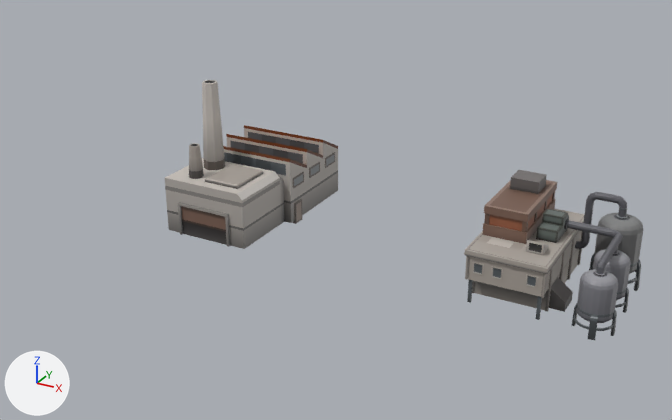
Two versions of the Blender file quadset.blend, one commit apart.
Rendered twice from a 50 mm camera at (9.3, -18.73, 11.89) aimed at (-2.96, 3.56, 0.75). Every picture has the same lights, and +X, +Y and +Z are marked at lower left.

In view in the first picture: 'Cube.004', 'factory-1'.
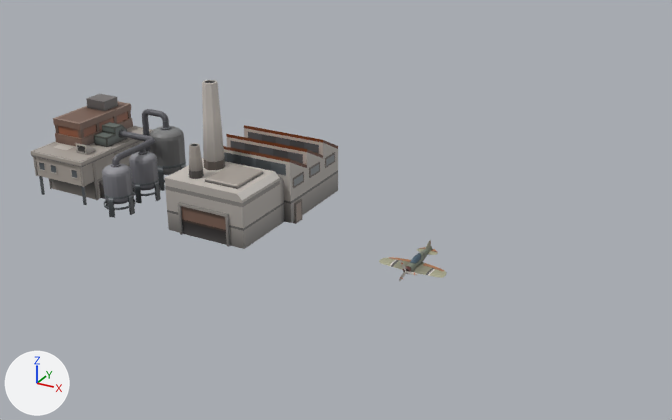
Commit message: adding a plane

Boxes [x1, y1, x2, y2] around the edits, measured in the pictures (672 x 420 px):
```json
{"object": "Cube.004", "change": "moved", "before": [464, 170, 643, 340], "after": [31, 94, 186, 218]}
{"object": "fighter-plane-1", "change": "added", "after": [379, 240, 447, 278]}
{"object": "propeller-blade-1", "change": "added", "after": [407, 271, 418, 275]}
{"object": "propeller-blade-2", "change": "added", "after": [399, 272, 406, 281]}
```

Scene script edits in JSON lines:
```json
{"op": "add", "block": "me_cylinder_002", "code": ["me_cylinder_002 = bpy.data.meshes.new('Cylinder.002')", "me_cylinder_002.from_pydata(...)  # 16 vertices, 15 faces; spans x 0.038..0.364, y -0.07..-0.037, z -0.046..0.041", "me_cylinder_002.materials.append(mat_material)  # picture img_palette_png"]}
{"op": "add", "block": "me_cube_007", "code": ["me_cube_007 = bpy.data.meshes.new('Cube.007')", "me_cube_007.from_pydata(...)  # 198 vertices, 177 faces; spans x 0.0..1.0, y -0.83..0.92, z -0.02..0.35", "me_cube_007.polygons.foreach_set('use_smooth', [True] * 177)", "me_cube_007.materials.append(mat_material)  # picture img_palette_png"]}
{"op": "add", "block": "me_cylinder_001", "code": ["me_cylinder_001 = bpy.data.meshes.new('Cylinder.001')", "me_cylinder_001.from_pydata(...)  # 18 vertices, 25 faces; spans x -0.039..0.039, y -0.0972..-0.0329, z -0.045..0.045", "me_cylinder_001.materials.append(mat_material)  # picture img_palette_png"]}
{"op": "set", "path": "ob_cube_004.location", "old": "(4.0, 4.0, 0.0)", "new": "(-11.0, 4.0, 0.0)"}
{"op": "add", "block": "ob_propeller_blade_3", "code": ["ob_propeller_blade_3 = bpy.data.objects.new('propeller-blade-3', me_cylinder_002)", "ob_propeller_blade_3.parent = ob_propeller", "ob_propeller_blade_3.matrix_parent_inverse = Matrix(((1.0, 0.0, 0.0, 0.0), (0.0, 1.0, 0.0, 0.796), (0.0, 0.0, 1.0, -0.0627), (0.0, 0.0, 0.0, 1.0)))", "ob_propeller_blade_3.location = (0.0, -0.796, 0.0627)", "ob_propeller_blade_3.rotation_euler = (0.0, 4.189, 0.0)  # degrees (0, 240, 0)"]}
{"op": "add", "block": "ob_propeller", "code": ["ob_propeller = bpy.data.objects.new('propeller', me_cylinder_001)", "ob_propeller.parent = ob_fighter_plane_1", "ob_propeller.location = (0.0, -0.796, 0.0627)"]}
{"op": "add", "block": "ob_fighter_plane_1", "code": ["ob_fighter_plane_1 = bpy.data.objects.new('fighter-plane-1', me_cube_007)", "ob_fighter_plane_1.location = (0.0, 3.0, 0.0)", "ob_fighter_plane_1.rotation_euler = (0.0, 0.000301, 0.0)  # degrees (0, 0, 0)", "_m = ob_fighter_plane_1.modifiers.new('Mirror', 'MIRROR')"]}
{"op": "add", "block": "ob_propeller_blade_2", "code": ["ob_propeller_blade_2 = bpy.data.objects.new('propeller-blade-2', me_cylinder_002)", "ob_propeller_blade_2.parent = ob_propeller", "ob_propeller_blade_2.matrix_parent_inverse = Matrix(((1.0, 0.0, 0.0, 0.0), (0.0, 1.0, 0.0, 0.796), (0.0, 0.0, 1.0, -0.0627), (0.0, 0.0, 0.0, 1.0)))", "ob_propeller_blade_2.location = (0.0, -0.796, 0.0627)", "ob_propeller_blade_2.rotation_euler = (0.0, 2.094, 0.0)  # degrees (0, 120, 0)"]}
{"op": "add", "block": "ob_propeller_blade_1", "code": ["ob_propeller_blade_1 = bpy.data.objects.new('propeller-blade-1', me_cylinder_002)", "ob_propeller_blade_1.parent = ob_propeller", "ob_propeller_blade_1.matrix_parent_inverse = Matrix(((1.0, 0.0, 0.0, 0.0), (0.0, 1.0, 0.0, 0.796), (0.0, 0.0, 1.0, -0.0627), (0.0, 0.0, 0.0, 1.0)))", "ob_propeller_blade_1.location = (0.0, -0.796, 0.0627)"]}
```
